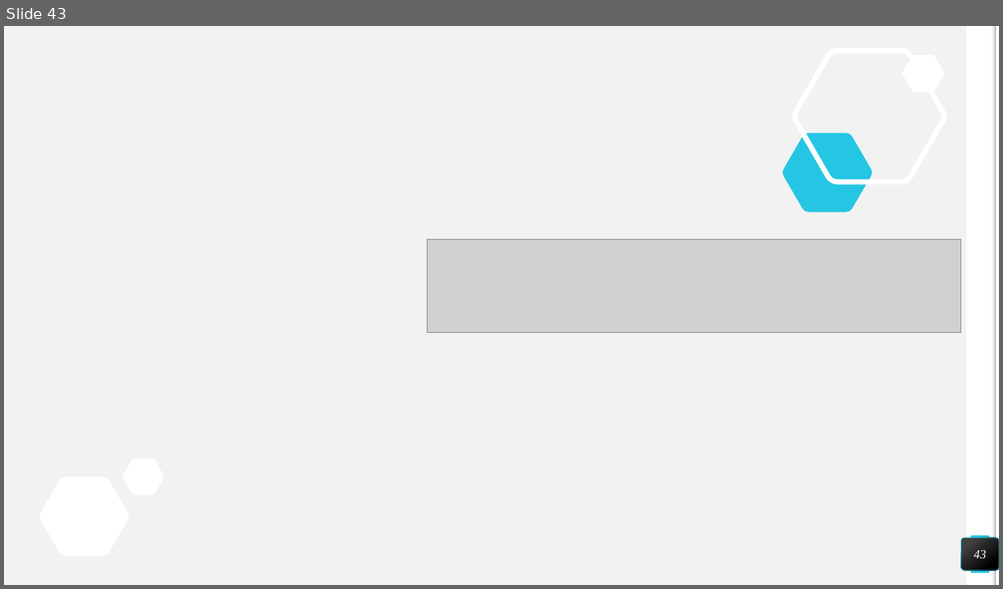
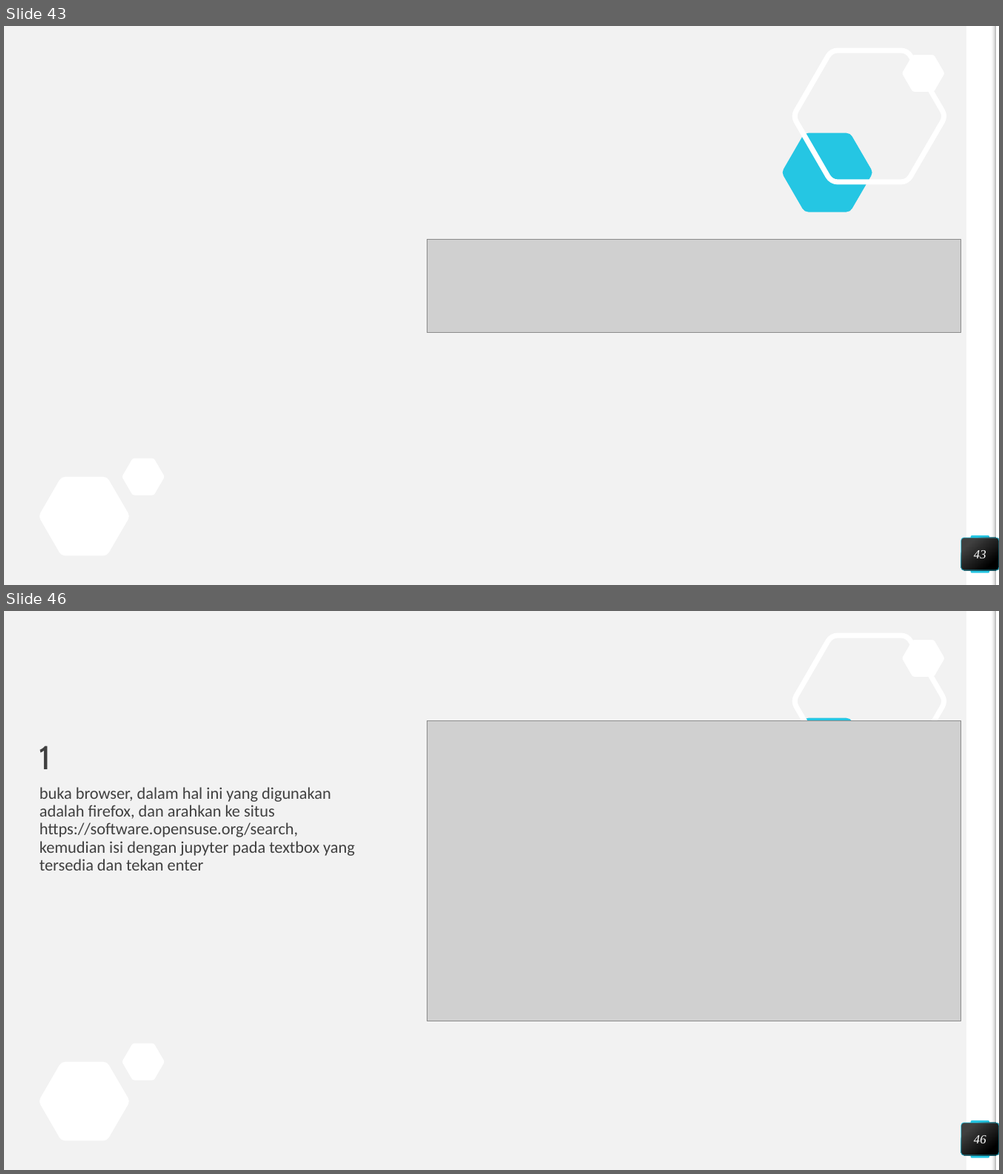
Before and after one commit to muammaradid/Pengantar-Deep-Learning, a slide deck: Tugas 1/54415319_Muammar Adid Prabowo_Tentang Python_4IA17.pptx. Shown one above the other, each under a label of ours: slide 43 before the commit, slides 43 and 46 after it; the slides between them are not shown. The pictures are 1003x589 and 1003x1174 pixels, drawn with LibreOffice and Linux fonts; fonts in the diff are those of the drawing; grey boxes stand for pictures. Boxes give left, top, right and bottom in pixels: in the first picture for what was removed or moved away, otherwise in the second. Text is boxed around its words. In the diff, an @@ line names an element or a change of style, - is before the commit and + after.

```diff
--- a/Tugas 1/54415319_Muammar Adid Prabowo_Tentang Python_4IA17.pptx
+++ b/Tugas 1/54415319_Muammar Adid Prabowo_Tentang Python_4IA17.pptx
@@ slide 46 added at <box>4,611,999,1170</box>, background #F2F2F2; not listed: 9 template elements that a slide beside it also shows @@
@@ picture added at <box>427,721,962,1022</box> @@
@@ title added at <box>40,746,51,769</box>, 32 pt, text #404040 @@
+1
@@ text added at <box>40,787,355,871</box>, 16 pt, text #404040 @@
+buka browser, dalam hal ini yang digunakan adalah firefox, dan arahkan ke situs https://software.opensuse.org/search, kemudian isi dengan jupyter pada textbox yang tersedia dan tekan enter
@@ page number added at <box>962,1123,999,1156</box>, fill gradient #404040 to #000000, outline #25C6E3 0.5 pt, 12 pt, text #FFFFFF, italic @@
+46
```
Also in this commit, not shown: 15 other slides added.
